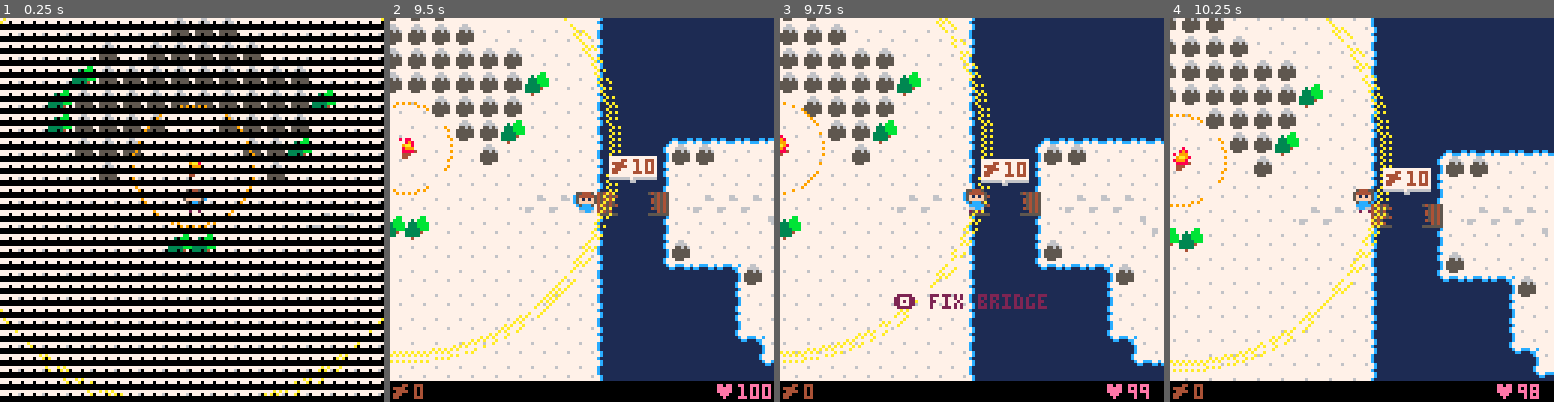
Above: before the commit, frames 1-4 (left to right).
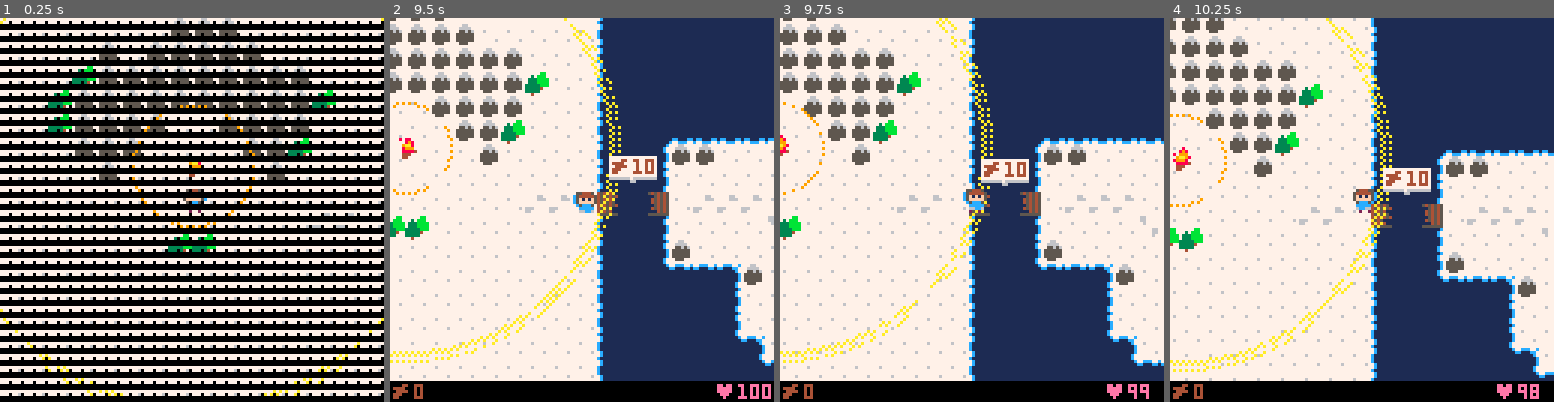
Above: after the commit, the same moments.

Repository: majorcob/ggj19
Game: PICO-8 cartridge ggj19.p8
Same seed, same stepped clock (60 frames per second), same inputs: the game is played once before the commit and once after it.
Inputs:
- Up to frame 1 (0.25 s): no input
- Up to frame 2 (9.5 s): tap X (X key) at 0.33, 1.07, 1.85, 2.97, 4.08, 5.2, 6.32, 7.43, 8.55 s; tap O (Z key) at 0.7, 1.7, 2.1, 2.5, 2.9, 3.3, 3.7, 4.1, 4.5, 4.9, 5.3, 5.7, 6.1, 6.5, 6.9, 7.3, 7.7, 8.1, 8.5, 8.9, 9.3 s; hold Right 1.6-2.1 s; hold Up 2.15-2.42 s; hold Right 2.47-3.03 s; hold Left 3.08-3.58 s; hold Down 3.63-3.97 s; hold Right 4.02-4.68 s; hold Up 4.73-5.03 s; hold Left 5.08-5.68 s; hold Down 5.73-6.03 s; hold Right 6.08-6.58 s; hold Right 6.63-7.13 s; hold Up 7.18-7.45 s; hold Right 7.5-8.07 s; hold Left 8.12-8.62 s; hold Down 8.67-9 s; hold Right from 9.05 s (still down)
- Up to frame 3 (9.75 s): tap X (X key) at 9.67 s; tap O (Z key) at 9.7 s; release Right at 9.72 s
- Up to frame 4 (10.25 s): hold Up 9.77-10.07 s; tap O (Z key) at 10.1 s; hold Left from 10.12 s (still down)

Frames 1-2 are identical in both runs. In frame 3, 0.7% of the frame differs, in the area x 29-70%, y 71-76%; in frame 4, nothing differs.

Commit message:
Buildable house

Diff:
--- a/ggj19.p8
+++ b/ggj19.p8
@@ -202,6 +202,41 @@
   end
  end
 
+ if not bb4 then
+  if pty==14 or pty==15 then
+  	if ptx==79 then
+   	if btn(4) and pw>=40 then
+   		pw-=40
+   		bb4=t
+   		sfx(2)
+   		for tx=79,82 do
+    		for ty=14,15 do
+    			mset(tx,ty,68)
+    		end
+    	end
+   	end
+  	end
+  end
+ end
+
+ if not bb8 then
+  if ptx==105 and pty==11 then
+   if btn(4) and pw>=80 then
+   	pw-=80
+   	bb8=t
+   	sfx(2)
+   	scn=3
+   	pc=-1
+   	for tx=104,107 do
+   		for ty=8,11 do
+   			local t=mget(tx,ty)
+   			mset(tx,ty,t+4)
+    	end
+   	end
+  	end
+  end
+ end
+
  if not fwc and pw>0 then
  	fwc=t
  end
@@ -302,6 +337,21 @@
 		spr(34,408-cx,132-cy+bbo)
 	end
 
+	if not bb4 then
+		local bbo
+		bbo=at%20<10 and 0 or 1
+		spr(32,640-cx,104-cy+bbo)
+		spr(48,640-cx,112-cy+bbo,2,1)
+		spr(35,648-cx,104-cy+bbo)
+	end
+	if not bb8 then
+		local bbo
+		bbo=at%20<10 and 0 or 1
+		spr(32,836-cx,76-cy+bbo)
+		spr(48,836-cx,84-cy+bbo,2,1)
+		spr(36,844-cx,76-cy+bbo)
+	end
+
 	if pc>=0 then
  	local hp,hpc="♥"..php,14
  	local nhd,nh=phd()
@@ -356,14 +406,32 @@
 
  if not bb1 then
   if ptx==17 and pty==9 then
-  	msg="🅾️ fix bridge"
-  	print(msg,38,92,2)
+   if pw>=10 then
+   	msg="🅾️ fix bridge"
+   	print(msg,38,92,2)
+   end
   end
  end
  if not bb2 then
   if ptx==50 or ptx==51 then
-  	if pty==18 then
+  	if pty==18 and pw>=20 then
    	msg="🅾️ fix bridge"
+  		print(msg,38,92,2)
+  	end
+  end
+ end
+ if not bb4 then
+  if pty==14 or pty==15 then
+  	if ptx==79 and pw>=40 then
+   	msg="🅾️ fix bridge"
+  		print(msg,38,92,2)
+  	end
+  end
+ end
+ if not bb8 then
+  if ptx==105 and pty==11 then
+  	if pw>=80 then
+   	msg="🅾️ build home"
   		print(msg,38,92,2)
   	end
   end
@@ -420,8 +488,8 @@
 0000000c77777777c000000044044444444444444444444400000000000000000000000002622220000000005544444555555555555555555444445500000000
 0000000c77777777c000000045555554455555544550555000000000000000000000000006666600000000005444455444444444444444444554444500000000
 0000000c777777677c00000044444444444444444400044000000000000000000000000002262220000000005445544444444444444444444445544500000000
-000000c7777777777c0000004555555445555554050000000000000000000000000000000226222c000000005555555555555555555555555555555500000000
-000000c777777777c0000000444444444444444400000000000000000000000000000000c6666677000000005444444444444444444444444444444500000000
+000000c7777777777c000000455555544555555405000000000000000cc000cc0cc000cc0226222c0cc000cc5555555555555555555555555555555500000000
+000000c777777777c000000044444444444444440000000000000000c77ccc77c77ccc77c6666677c77ccc775444444444444444444444444444444500000000
 0000000c77ccc77c77766777ccc77ccc77ccc77c7777777777777777777777777777777772244227777777775444444444444444444444444444444500000000
 00000000cc000cc077666677c00cc000cc000cc77767777777777766777777777777777772255227777777775555555555555555555555555555555500000000
 000000000000000077556567c0000000000000c77667777777777666776777777767777776444677776777775444444444444444444444444444444500000000
@@ -633,7 +701,7 @@
 
 
 __gff__
-0000000000000000000000000000000000000000000000000000000000000000000000000000000000000000000000000000000000000000000000000000000001010004040400000001000000010000010001040404000000010001010101000001010101000001010101010101010006060001010000010401010104010100
+0000000000000000000000000000000000000000000000000000000000000000000000000000000000000000000000000000000000000000000000000000000001010004040400000001000000010000010001040404000101010101010101000001010101000001010101010101010006060001010000010401010104010100
 0100000000000000000000000000000000000000000000000000000000000000000000000000000000000000000000000000000000000000000000000000000000000000000000000000000000000000000000000000000000000000000000000000000000000000000000000000000000000000000000000000000000000000
 __map__
 4041414141414141414141414141414141424040404040404040404040404040404040404040404040404040404040404040404040404040404040404040404040404040404040404040404040404040404040404040404040404040404040404040404040404040404040404040404040404040404040404040404040404040
@@ -644,18 +712,18 @@
 5051517062626262515162626262515151524040404040404040404040404040404040404040404040404040404040404040404040404040404040404040404040404041414141414141414240404040404040404040404040404040404040404040404040404040404040404040404040404040404040404040404040404040
 5051515162626251515151626270515151524040414141414141414240404040404040404040404040404040404040404040404040404040404040404040404040407451516262626262517341424040404040404040404040404040404040404040404040404040404040404040404040404040404040404040404040404040
 5051515151625151515151516251515151524050626251515162627342404040404040404040404040404040404040404040404040404040404040404040404040505151517062626251516262734240404040404040404040404040404040404040404040404040404040404040404040404040404040404040404040404040
-5051515151515151515151515151515151524050515151515151626252404040404040404040404040404040404040404040404040404040404040404040404040745151515170626251515162517342404040404040404040404040404040404040404040404040404049404040404040404040404040404040404040404040
-5051515151515151515151515151757551454043517575755151626252404040404040404040404040404040404040404040404040404040404040404040404050515151515151625151515151515152404040404141414141414142404040404141414142404141414159414142404040404040404040404040404040404040
-50515151515151517070515151515151515240505151515176515162524040404040404040404040404040404040404040404040404040404040404040404040505151515175515151757551515162524040407451515151515151734240405051515151737451516768696a5173414142404040404040404040404040404040
-50515151515151515151515151515151515240506251515151515162734141414240404040414141414141424040404040404040404040404040404040404040505151515151516251515176516262524040505151515151515151517341425051515151515151517778797a5151515173414240404040404040404040404040
-5051515151515151515151515151515151524060616164625176515151517070524040405070705170707052404040404040404040404041414141414141414174515151655151515151515162625152404050515151515151515151515173745151515151515151515151515151515151515240404040404040404040404040
-5051515151515151515151515151515151524040404050515176515151515170734240407470515151706252404040404041414141417451515151516251515151517575515151636164515151515152404050515151515151515151515151515151515151515151515151515151515151517342404040404040404040404040
-5051515151515151515151515151515151524040404050515151515175755151517342505151515151706252404040405051515151515151757051515151625151515151515163404060646262515145404043515151515151515151515151515151515151515151515151515151515151515152404040404040404040404040
-5051515151515151515151515151515151524040404060645151515151515151515152505151515151516252404040405051515151625151515151636161616164515151516340404040746262625145404043515151515151515151515151515151515151515151515151515151515151515152404040404040404040404040
-5051515151515151515151515151515151524040404040606161645151515151515173745151515151626252404040406061555561616161616161404040404050515162517342404174515151515152404050515151515151515151515151515151515151636451515151515151515151515152404040404040404040404040
-6061616161616161616161616161616161404040404040404041745151517651515151515151515162626252404040404040404040404040404040404040404060646262516273747070515151626252404050515151515151515151515151515151515163405051515151515151515151515152404040404040404040404040
-4040404040404040404040404040404040404040404040407451515151517651515151515151516262626273414141414141535341424040404040404040404040507051516270707070705151516252404060616451515151515151515151515151516340405051515151515151515151516340404040404040404040404040
-4040404040404040404040404040404040404040404040505151515151665151515151515162626262626262626251515151515151524040404040404040404040507051625151517070707051515152404040406061645151515151515151516361614040406064515151515151515163614040404040404040404040404040
+50515151515151515151515151515151515240505151515151516262524040404040404040404040404040404040404040404040404040404040404040404040407451515151706262515151625173424040404040404040404040404040404040404040404040404048494a4040404040404040404040404040404040404040
+50515151515151515151515151517575514540435175757551516262524040404040404040404040404040404040404040404040404040404040404040404040505151515151516251515151515151524040404041414141414141424040404041414141424041415758595a4142404040404040404040404040404040404040
+50515151515151517070515151515151515240505151515176515162524040404040404040404040404040404040404040404040404040404040404040404040505151515175515151757551515162524040407470707070705162734240405070707051737451516768696a5173414142404040404040404040404040404040
+50515151515151515151515151515151515240506251515151515162734141414240404040414141414141424040404040404040404040404040404040404040505151515151516251515176516262524040507070707070515151627341425070705151515151517778797a5151705173414240404040404040404040404040
+5051515151515151515151515151515151524060616164625176515151517070524040405070705170707052404040404040404040404041414141414141414174515151655151515151515162625152404050517051705151515162705173746251515151625151515151515151515151515240404040404040404040404040
+5051515151515151515151515151515151524040404050515176515151515170734240407470515151706252404040404041414141417451515151516251515151517575515151636164515151515152404050515151515151515151515162626251515162515151515151515151515162627342404040404040404040404040
+5051515151515151515151515151515151524040404050515151515175755151517342505151515151706252404040405051515151515151757051515151625151515151515163404060646262515145404043515151515151515151515162626262515151515151515151515151516262515152404040404040404040404040
+5051515151515151515151515151515151524040404060645151515151515151515152505151515151516252404040405051515151625151515151636161616164515151516340404040746262625145404043515151516251515151515151626262515151515151515151625151625151515152404040404040404040404040
+5051515151515151515151515151515151524040404040606161645151515151515173745151515151626252404040406061555561616161616161404040404050515162517342404174515151515152404050515162626251515151515151626251515151636462515151515151515151517052404040404040404040404040
+6061616161616161616161616161616161404040404040404041745151517651515151515151515162626252404040404040404040404040404040404040404060646262516273747070515151626252404050516262625151515151515151515151515163405062625151515151515170707052404040404040404040404040
+4040404040404040404040404040404040404040404040407451515151517651515151515151516262626273414141414141535341424040404040404040404040507051516270707070705151516252404060616462625170707070705151515151516340405062625151515170707070706340404040404040404040404040
+4040404040404040404040404040404040404040404040505151515151665151515151515162626262626262626251515151515151524040404040404040404040507051625151517070707051515152404040406061647070707070707070706361614040406064626251707070707063614040404040404040404040404040
 4040404040404040404040404040404040404040404040505151515176515151515162626262626262626262515151515151655151524040404040404040404040606451515151515170707051515152404040404040606161616161616161614040404040404060616161616161616140404040404040404040404040404040
 4040404040404040404040404040404040404040404040745151515176515151626262626262626262625151515175757551515151524040404040404040404040406061616451516361647070516340404040404040404040404040404040404040404040404040404040404040404040404040404040404040404040404040
 4040404040404040404040404040404040404040404050515151516651515162626262626262626262515151515151515151515151524040404040404040404040404040406061614040606161614040404040404040404040404040404040404040404040404040404040404040404040404040404040404040404040404040
